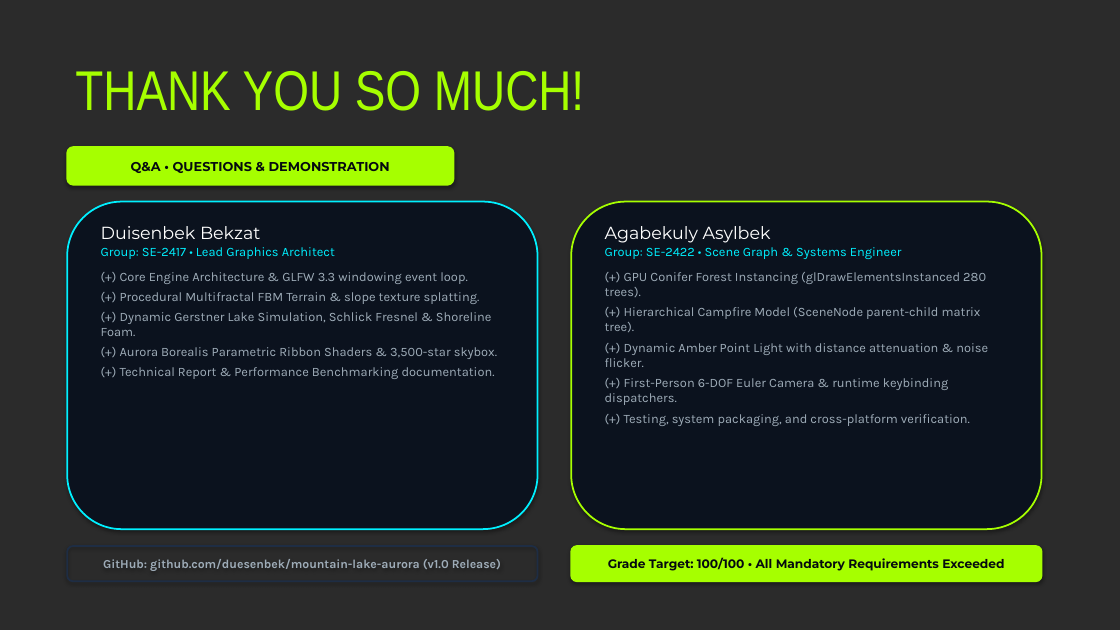
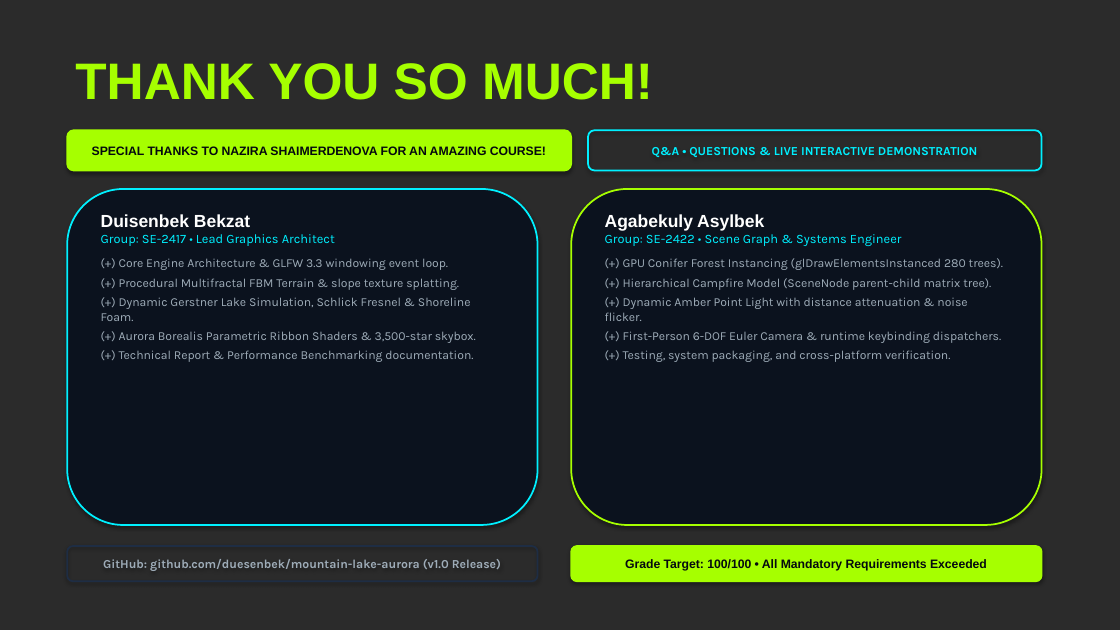
Before and after one commit to duesenbek/mountain-lake-aurora, a slide deck: slide 10 of Final_Presentation_Duisenbek_Agabekuly.pptx. Drawn at 1120x630 pixels with LibreOffice and Linux fonts; fonts in the diff are those of the drawing; background and template pictures are left out; a plain dark background stands for a picture behind light text. Boxes give left, top, right and bottom in pixels: in the first picture for what was removed or moved away, otherwise in the second. Text is boxed around its words. In the diff, an @@ line names an element or a change of style, - is before the commit and + after.

Commit message:
docs: polish slide alignment, apply modern Bahnschrift typography, and add course gratitude

```diff
--- a/Final_Presentation_Duisenbek_Agabekuly.pptx
+++ b/Final_Presentation_Duisenbek_Agabekuly.pptx
@@ text "THANK YOU SO MUCH!" at (75, 63, 653, 100): size 48 to 44 pt, font Arial Narrow to Arial, bold on @@
@@ rounded rectangle added at (67, 130, 571, 171), fill #A6FF00, outline #A6FF00 1.5 pt, 10.5 pt, text #050A0F, bold @@
+SPECIAL THANKS TO NAZIRA SHAIMERDENOVA FOR AN AMAZING COURSE!
@@ rounded rectangle "Q&A • QUESTIONS & LIVE ...": place and size @@
-rounded rectangle "Q&A • QUESTIONS & LIVE ..." at (67, 147, 454, 185)
+rounded rectangle "Q&A • QUESTIONS & LIVE ..." at (588, 130, 1042, 171)
@@ rounded rectangle "Q&A • QUESTIONS & LIVE ..." at (588, 130, 1042, 171): fill #A6FF00 to none; outline #A6FF00 1.5 pt to #00F0FF 1.5 pt @@
@@ text in rounded rectangle at (652, 147, 978, 157): text changed; size 11 to 10.5 pt; font Montserrat to Karla; text colour #050A0F to #00F0FF @@
-Q&A • QUESTIONS & DEMONSTRATION
+Q&A • QUESTIONS & LIVE INTERACTIVE DEMONSTRATION
@@ rounded rectangle: place and size @@
-rounded rectangle at (67, 202, 538, 529)
+rounded rectangle at (67, 189, 538, 525)
@@ text "Duisenbek Bekzat": place and size @@
-text "Duisenbek Bekzat" at (101, 226, 497, 379)
+text "Duisenbek Bekzat" at (101, 214, 476, 362)
@@ rounded rectangle: place and size @@
-rounded rectangle at (571, 202, 1042, 529)
+rounded rectangle at (571, 189, 1042, 525)
@@ text "Agabekuly Asylbek": place and size @@
-text "Agabekuly Asylbek" at (605, 226, 988, 426)
+text "Agabekuly Asylbek" at (605, 214, 1003, 362)
@@ text at (101, 214, 476, 362): font Montserrat to Arial, bold on in "Duisenbek Bekzat"; size 11 to 10.5 pt in "(+) Core Engine Architecture & GLFW 3.3 ...", "(+) Procedural Multifractal FBM Terrain & slope ...", "(+) Dynamic Gerstner Lake Simulation, Schlick Fresnel ...", "(+) Aurora Borealis Parametric Ribbon Shaders & ..." and 1 more places @@
@@ text at (605, 214, 1003, 362): font Montserrat to Arial, bold on in "Agabekuly Asylbek"; size 11 to 10.5 pt in "(+) GPU Conifer Forest Instancing (glDrawElementsInstanced 2 ...", "(+) Hierarchical Campfire Model (SceneNode parent-child matr ...", "(+) Dynamic Amber Point Light with distance ...", "(+) First-Person 6-DOF Euler Camera & runtime ..." and 1 more places @@
@@ rounded rectangle "Grade Target: 100/100 • All ..." at (571, 546, 1042, 581): font Montserrat to Arial @@
```
Also in this commit, not shown: 9 other slides changed, 16 other files.
